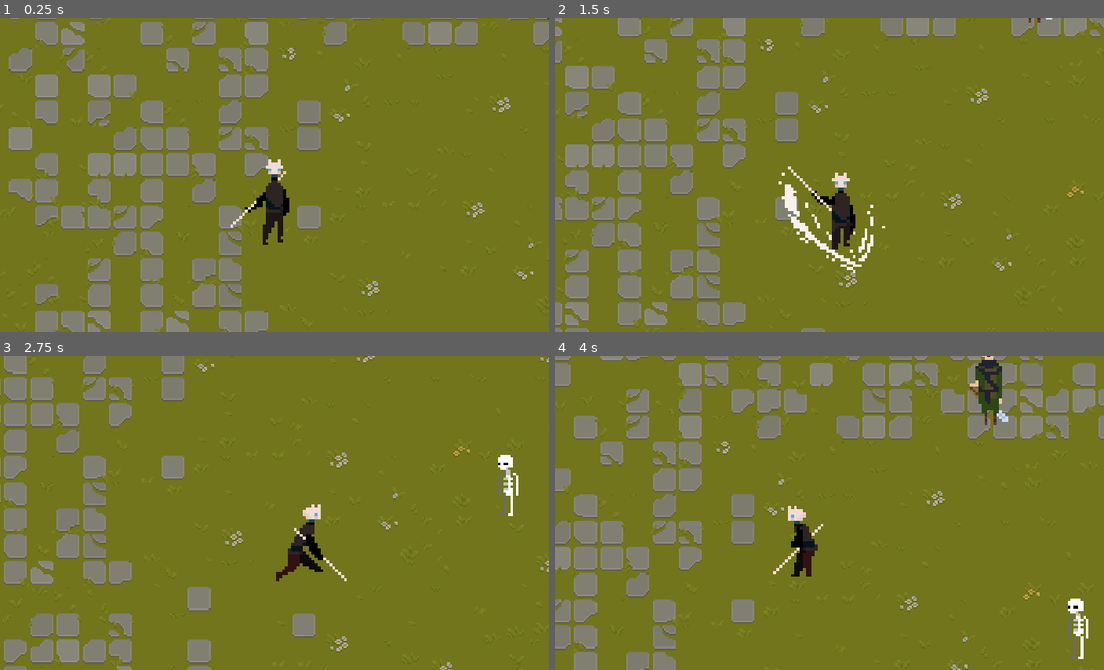
Above: before the commit, frames 1-4 (two rows, left to right).
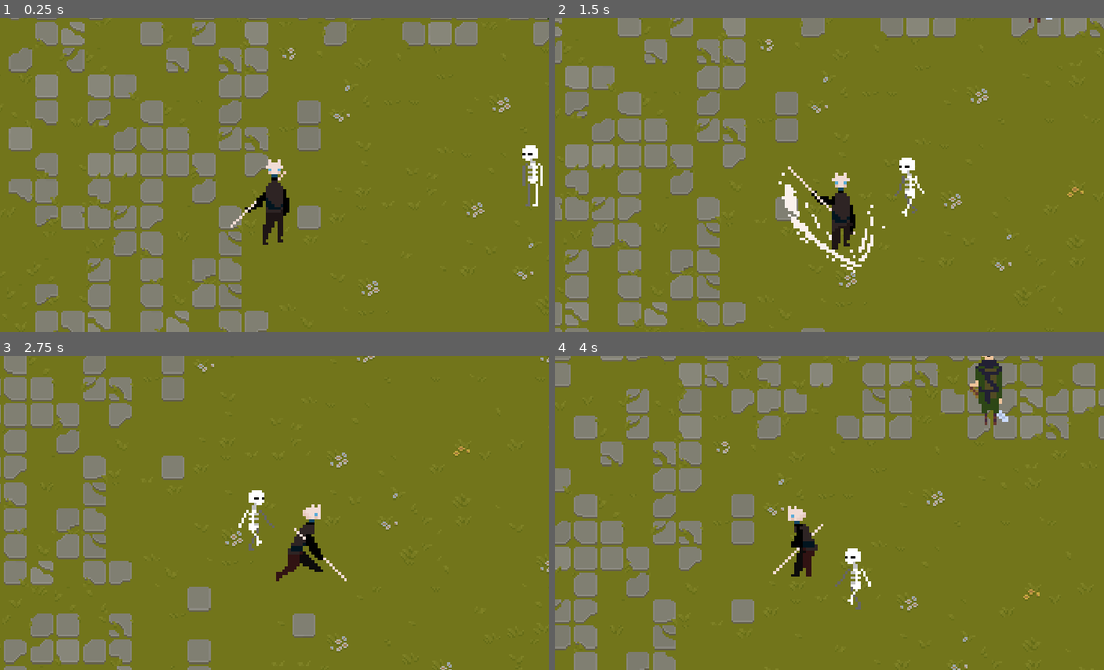
Above: after the commit, the same moments.

Repository: bluedec/GrassHops
Game: Godot game, scene res://scenes/spots/first_spot.tscn
Same seed, same stepped clock (60 frames per second), same inputs: the game is played once before the commit and once after it.
Inputs (mouse positions are in pixels of both pictures, inside the frame that each line leads up to):
- Up to frame 1 (0.25 s): no input
- Up to frame 2 (1.5 s): move the mouse to (950, 159) at 0.52 s; hold D (right) 0.53-1.28 s; hold H (basic_attack) 0.53-1.28 s; move the mouse to (719, 190) at 1.27 s; hold S (down) from 1.28 s (still down); tap H (basic_attack) at 1.35 s
- Up to frame 3 (2.75 s): move the mouse to (329, 443) at 2.02 s; release S (down) at 2.03 s; hold D (right) from 2.03 s (still down); hold H (basic_attack) from 2.03 s (still down)
- Up to frame 4 (4 s): move the mouse to (802, 575) at 2.77 s; release D (right) at 2.78 s; release H (basic_attack) at 2.78 s; hold W (up) 2.78-3.53 s; tap H (basic_attack) at 2.85 s; move the mouse to (994, 560) at 3.52 s; hold A (left) from 3.53 s (still down); hold H (basic_attack) from 3.53 s (still down)

The runs differ from the first frame. In frame 1, 0.4% of the frame differs, in the area x 95-99%, y 40-60%; in frame 2, 0.3%; in frame 3, 0.7%; in frame 4, 0.7%, in the area x 51-98%, y 61-97%.

Commit message:
Added first enemy hitbox

Diff:
--- a/project.godot
+++ b/project.godot
@@ -59,6 +59,10 @@
 ]
 }
 
+[layer_names]
+
+2d_physics/layer_3="Can Receive Damage"
+
 [rendering]
 
 textures/canvas_textures/default_texture_filter=0
--- a/scenes/characters/Sonny/Sonny.gd
+++ b/scenes/characters/Sonny/Sonny.gd
@@ -2,15 +2,19 @@
 
 @onready var speed = 120
 @onready var anim : AnimationPlayer = $Sprite2D/AnimationPlayer
+@onready var sword_hitbox : Area2D = $Sword_Hitbox_Detector
+@onready var sword_shape : CollisionShape2D = $Sword_Hitbox_Detector/Sword_Hitbox
+
 var combo : int = 0
 var combo_cooldown : float = 0.5
 var dir = "down"
+var dmg : int = 49
 
 func _ready():
 	pass
 
 func _process(_delta):
-
+	sword_shape.disabled = true
 	if Input.is_action_just_pressed("basic_attack"):
 		attack()
 
@@ -84,6 +88,8 @@
 func attack():
 	if dir == "down":
 		anim.play("attack_down")
+
+		sword_shape.disabled = false
 	elif dir == "left":
 		anim.play("left_side_attack")
 	elif dir == "right":
@@ -110,3 +116,7 @@
 func calculate_velocity_and_slide(input_direction):
 	velocity = input_direction * speed
 	move_and_slide()
+
+
+func _on_sword_hitbox_detector_body_entered(body):
+	pass # Replace with function body.
--- a/scenes/characters/Sonny/Sonny.tscn
+++ b/scenes/characters/Sonny/Sonny.tscn
@@ -236,8 +236,13 @@
 [sub_resource type="CircleShape2D" id="CircleShape2D_6shcr"]
 radius = 8.90623
 
+[sub_resource type="RectangleShape2D" id="RectangleShape2D_3ltlo"]
+size = Vector2(34.7222, 24.4444)
+
 [node name="Sonny" type="CharacterBody2D"]
 scale = Vector2(1.8, 1.8)
+collision_layer = 7
+collision_mask = 5
 platform_on_leave = 2
 script = ExtResource("1_hk164")
 
@@ -264,4 +269,15 @@
 visibility_layer = 3
 shape = SubResource("CircleShape2D_6shcr")
 
+[node name="Sword_Hitbox_Detector" type="Area2D" parent="."]
+position = Vector2(3.88889, 6.66667)
+collision_layer = 4
+collision_mask = 4
+
+[node name="Sword_Hitbox" type="CollisionShape2D" parent="Sword_Hitbox_Detector"]
+position = Vector2(-3.88889, 1.66667)
+shape = SubResource("RectangleShape2D_3ltlo")
+disabled = true
+
 [connection signal="animation_finished" from="Sprite2D/AnimationPlayer" to="Sprite2D/AnimationPlayer" method="_on_animation_finished"]
+[connection signal="body_entered" from="Sword_Hitbox_Detector" to="." method="_on_sword_hitbox_detector_body_entered"]
--- a/scenes/enemies/enemy_skelly.tscn
+++ b/scenes/enemies/enemy_skelly.tscn
@@ -166,20 +166,22 @@
 radius = 848.215
 
 [sub_resource type="RectangleShape2D" id="RectangleShape2D_5uyg1"]
-size = Vector2(69.8656, 167.677)
+size = Vector2(84.9409, 225.806)
 
 [node name="enemy_skelly" type="CharacterBody2D"]
 position = Vector2(-1, -18)
 scale = Vector2(0.155, 0.155)
+collision_layer = 5
+collision_mask = 5
 script = ExtResource("1_jjatu")
 
 [node name="AnimatedSprite2D" type="AnimatedSprite2D" parent="."]
 sprite_frames = SubResource("SpriteFrames_psmsh")
-animation = &"idle"
+animation = &"death"
 speed_scale = 0.7
 
 [node name="detection_area" type="Area2D" parent="."]
-collision_layer = 3
+collision_layer = 2
 collision_mask = 2
 
 [node name="CollisionShape2D" type="CollisionShape2D" parent="detection_area"]
@@ -188,12 +190,24 @@
 position = Vector2(3.5, 0.25)
 shape = SubResource("CircleShape2D_s0att")
 
-[node name="CollisionShape2D" type="CollisionShape2D" parent="."]
+[node name="Area2D" type="Area2D" parent="."]
+collision_layer = 4
+collision_mask = 4
+
+[node name="CollisionShape2D" type="CollisionShape2D" parent="Area2D"]
 light_mask = 3
 visibility_layer = 3
-position = Vector2(6.98654, 0)
+position = Vector2(9.14247, -3.22581)
+scale = Vector2(1, 1)
 shape = SubResource("RectangleShape2D_5uyg1")
+
+[node name="Timer" type="Timer" parent="."]
+wait_time = 5.0
+one_shot = true
 
 [connection signal="area_shape_exited" from="detection_area" to="." method="_on_detection_area_area_shape_exited"]
 [connection signal="body_entered" from="detection_area" to="." method="_on_detection_area_body_entered"]
 [connection signal="body_exited" from="detection_area" to="." method="_on_detection_area_body_exited"]
+[connection signal="area_shape_entered" from="Area2D" to="." method="_on_area_2d_area_shape_entered"]
+[connection signal="body_entered" from="Area2D" to="." method="_on_area_2d_body_entered"]
+[connection signal="timeout" from="Timer" to="." method="_on_timer_timeout"]
--- a/scenes/spots/first_spot.tscn
+++ b/scenes/spots/first_spot.tscn
@@ -274,11 +274,10 @@
 format = 2
 layer_0/tile_data = PackedInt32Array(-393226, 655360, 11, -327690, 524288, 3, -262154, 0, 4, -196618, 0, 1, -131082, 0, …(85754 unchanged characters)…
 
-[node name="enemy_skelly" parent="." instance=ExtResource("3_0ph3e")]
-position = Vector2(67, 18)
-
 [node name="soldier_01" parent="." instance=ExtResource("4_h3g85")]
 position = Vector2(15, -106)
 
 [node name="Sonny" parent="." instance=ExtResource("4_ctyk3")]
 position = Vector2(-157, -1)
+
+[node name="enemy_skelly" parent="." instance=ExtResource("3_0ph3e")]
--- a/scripts/enemy_skelly.gd
+++ b/scripts/enemy_skelly.gd
@@ -2,10 +2,19 @@
 
 @onready var anim = $AnimatedSprite2D
 @onready var player = null
+@onready var timer = $Timer
 var speed = 39
 var is_player_in_radius = false
+var armor : float = 10.1
+var is_staggered = false
+var health : int = 15
 
 func _physics_process(_delta):
+	if health <= 0:
+		anim.play("death")
+		timer.start()
+
+
 	if is_player_in_radius:
 		position += (player.position - position) / speed
 		anim.flip_h = (player.position.x > position.x)
@@ -13,6 +22,9 @@
 	else:
 		anim.play("idle")
 
+
+func die():
+	queue_free()
 
 func _on_detection_area_body_entered(body):
 	player = body
@@ -22,3 +34,22 @@
 func _on_detection_area_body_exited(_body):
 	player = null
 	is_player_in_radius = false
+
+func take_damage(dmg):
+	health -= dmg * armor
+
+
+func _on_area_2d_body_entered(body):
+	print("somethings here, receive damage!")
+	print("current helth; ", health)
+	if !is_staggered:
+		health -= 10
+
+func _on_area_2d_area_shape_entered(area_rid, area, area_shape_index, local_shape_index):
+	pass # Replace with function body.
+
+
+func _on_timer_timeout():
+	print("dying..")
+	die()
+	pass # Replace with function body.
Not shown: 1 places in scenes/characters/Sonny/Sonny.tscn that only renumber resources
